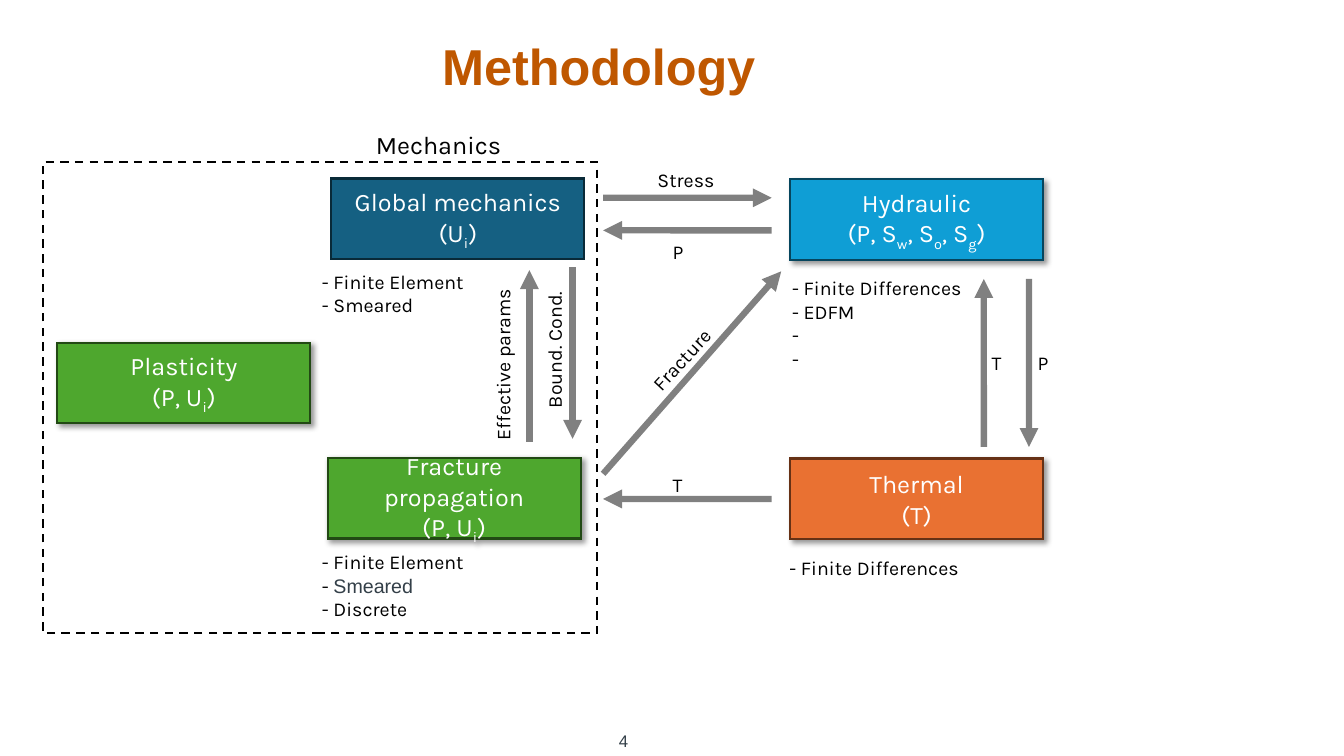
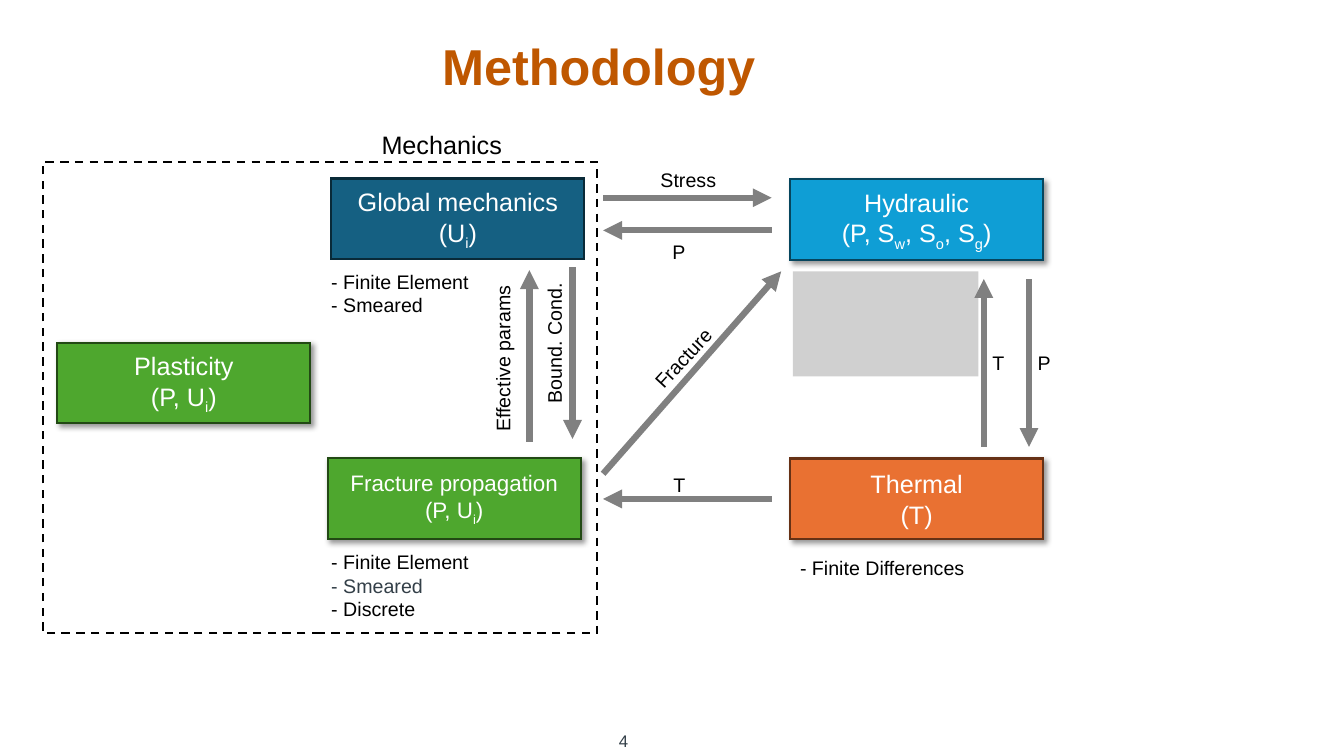
Before and after one commit to rebpoli/Doutorado, a slide deck: slide 4 of Research/PAPER/2024-05 - Proposal - Draft/2024-05-28 - Proposal Draft.pptx. Drawn at 1344x756 pixels with LibreOffice and Linux fonts; fonts in the diff are those of the drawing; grey boxes stand for pictures; background and template pictures are left out. Boxes give left, top, right and bottom in pixels: in the first picture for what was removed or moved away, otherwise in the second. Text is boxed around its words. In the diff, an @@ line names an element or a change of style, - is before the commit and + after.

```diff
--- a/Research/PAPER/2024-05 - Proposal - Draft/2024-05-28 - Proposal Draft.pptx
+++ b/Research/PAPER/2024-05 - Proposal - Draft/2024-05-28 - Proposal Draft.pptx
@@ rectangle "Global mechanics" at box(332, 178, 585, 259): font Karla to Arial; outline #092A38 1.5 pt to #092A39 1.5 pt @@
@@ rectangle "Hydraulic" at box(790, 179, 1044, 260): font Karla to Arial; outline #06455D 1.5 pt to #07455D 1.5 pt @@
@@ text "- Finite Element": place and size @@
-text "- Finite Element" at box(333, 275, 463, 313)
+text "- Finite Element" at box(343, 274, 469, 313)
@@ font Karla to Arial in 12 elements at box(57, 343, 311, 423), box(992, 356, 1004, 370), box(673, 478, 685, 497), box(350, 475, 433, 491), box(660, 173, 716, 188), box(1038, 356, 1051, 370), box(672, 245, 685, 259), box(382, 135, 502, 155), box(544, 289, 566, 401), box(343, 274, 469, 313), box(812, 560, 964, 576), box(493, 292, 515, 430) @@
@@ picture added at box(793, 271, 979, 376) @@
@@ text removed at box(804, 281, 962, 319) @@
-- Finite Differences
-- EDFM
--
--
@@ rectangle "Fracture propagation" at box(328, 458, 581, 538): size 18 to 16 pt, font Karla to Arial @@
@@ rectangle "Thermal" at box(790, 459, 1044, 539): font Karla to Arial; outline #663115 1.5 pt to #663216 1.5 pt @@
@@ text "- Finite Element": place and size @@
-text "- Finite Element" at box(333, 555, 463, 617)
+text "- Finite Element" at box(343, 554, 469, 617)
@@ text "- Finite Element" at box(343, 554, 469, 617): font Karla to Arial in "- Finite Element", "-", "- Discrete"; text colour #000000 to #333F48 in "-" @@
@@ text "- Finite Differences": place and size @@
-text "- Finite Differences" at box(801, 561, 959, 576)
+text "- Finite Differences" at box(812, 560, 964, 576)
```
Also in this commit, not shown: 2 other slides changed, 8 slides added, 1 slide removed.
